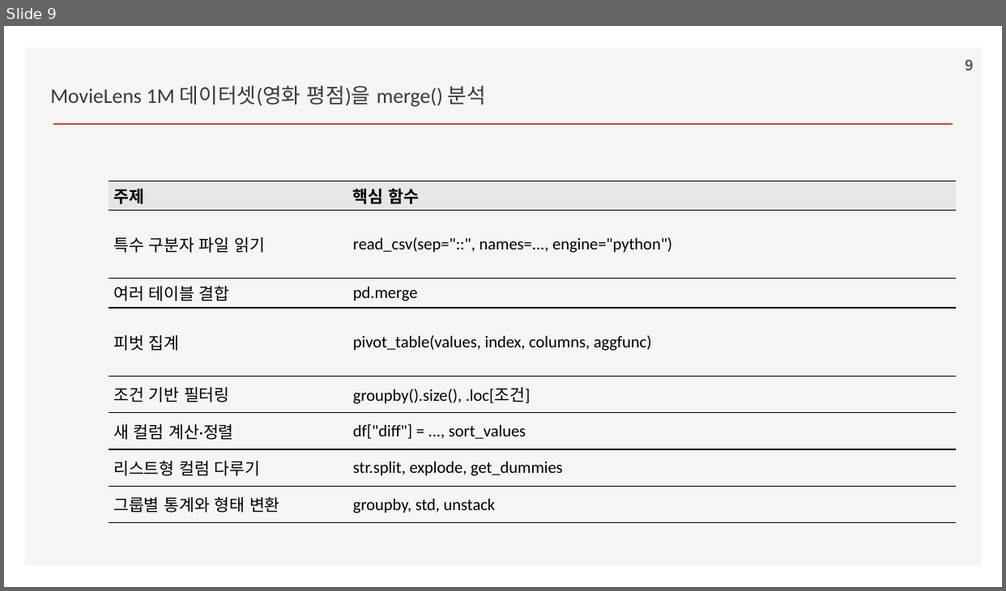
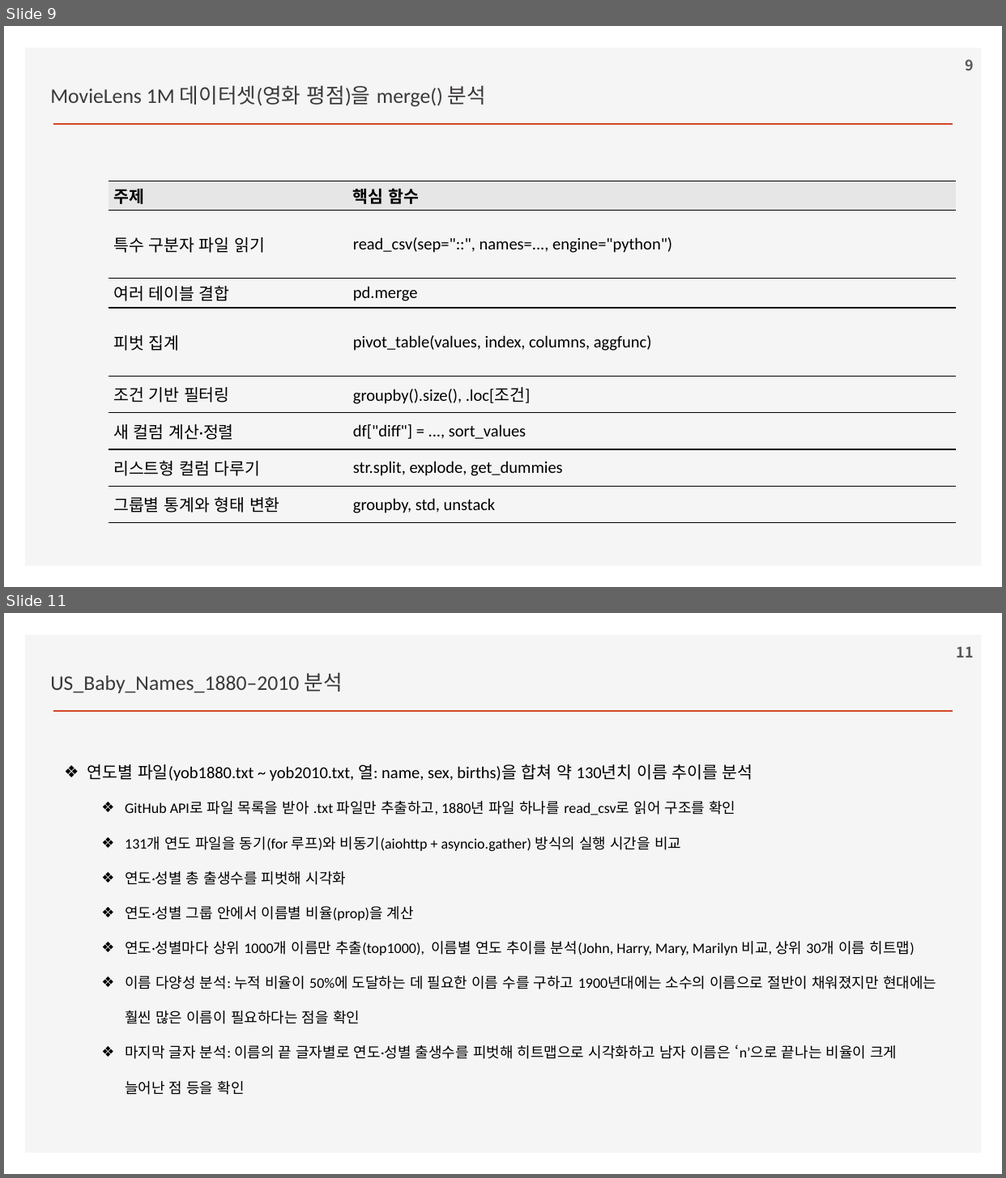
Before and after one commit to ancestor9/2026_Fall_Application-Deployment, a slide deck: 20261106/python for data analysis.pptx. Shown one above the other, each under a label of ours: slide 9 before the commit, slides 9 and 11 after it; the slides between them are not shown. The pictures are 1006x591 and 1006x1178 pixels, drawn with LibreOffice and Linux fonts; fonts in the diff are those of the drawing; background and template pictures are left out. Boxes give left, top, right and bottom in pixels: in the first picture for what was removed or moved away, otherwise in the second. Text is boxed around its words. In the diff, an @@ line names an element or a change of style, - is before the commit and + after.

```diff
--- a/20261106/python for data analysis.pptx
+++ b/20261106/python for data analysis.pptx
@@ slide 11 added at [4,613,1002,1174], background #FFFFFF; not listed: 2 template elements that a slide beside it also shows @@
@@ page number added at [956,646,973,658], 14 pt, text #595959, bold @@
+11
@@ text added at [50,672,343,693], 20 pt, text #3B3838 @@
+US_Baby_Names_1880–2010 분석
@@ text added at [87,764,936,1095], 14 pt, text #000000 @@
+❖ 연도별 파일(yob1880.txt ~ yob2010.txt, 열: name, sex, births)을 합쳐 약 130년치 이름 추이를 분석
+  ❖ GitHub API로 파일 목록을 받아 .txt 파일만 추출하고, 1880년 파일 하나를 read_csv로 읽어 구조를 확인
+  ❖ 131개 연도 파일을 동기(for 루프)와 비동기(aiohttp + asyncio.gather) 방식의 실행 시간을 비교
+  ❖ 연도·성별 총 출생수를 피벗해 시각화
+  ❖ 연도·성별 그룹 안에서 이름별 비율(prop)을 계산
+  ❖ 연도·성별마다 상위 1000개 이름만 추출(top1000), 이름별 연도 추이를 분석(John, Harry, Mary, Marilyn 비교, 상위 30개 이름 히트맵)
+  ❖ 이름 다양성 분석: 누적 비율이 50%에 도달하는 데 필요한 이름 수를 구하고 1900년대에는 소수의 이름으로 절반이 채워졌지만 현대에는 훨씬 많은 이름이 필요하다는 점을 확인
+  ❖ 마지막 글자 분석: 이름의 끝 글자별로 연도·성별 출생수를 피벗해 히트맵으로 시각화하고 남자 이름은 ‘n’으로 끝나는 비율이 크게 늘어난 점 등을 확인
```
Also in this commit, not shown: 2 slides changed, 11 other slides added.
